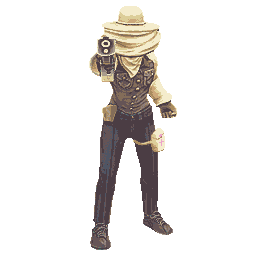
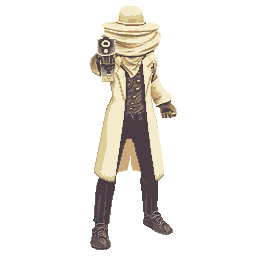
Layers edited between the first and the second 256×256 image:
added layer "Обычный слой 3 Сведено" above "Обычный слой 2" over bbox(91, 22, 168, 250)
hid "Обычный слой 2" over bbox(91, 22, 165, 188)
painted on "Видимый" (2nd of 2) over bbox(91, 22, 168, 250)